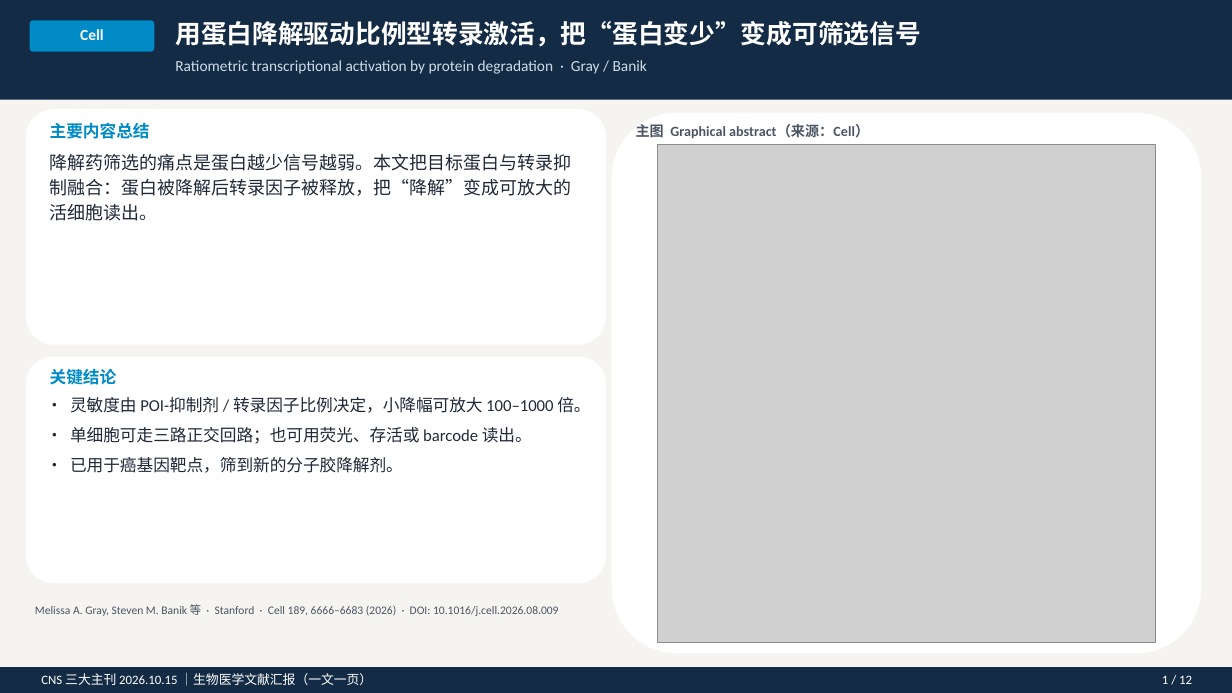
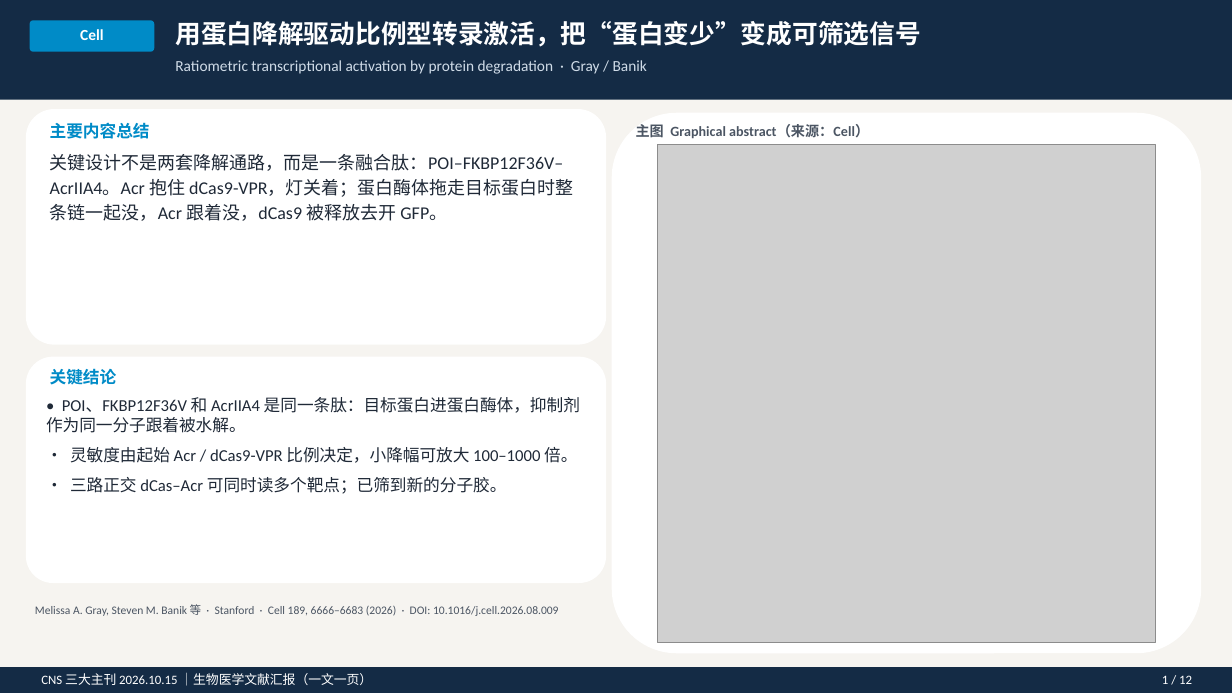
Before and after one commit to zh798858037-sys/AI, a slide deck: slide 3 of CNS_20261015_生物医学文献汇报.pptx. Drawn at 1232x693 pixels with LibreOffice and Linux fonts; fonts in the diff are those of the drawing; grey boxes stand for pictures. Boxes give left, top, right and bottom in pixels: in the first picture for what was removed or moved away, otherwise in the second. Text is boxed around its words. In the diff, an @@ line names an element or a change of style, - is before the commit and + after.

```diff
--- a/CNS_20261015_生物医学文献汇报.pptx
+++ b/CNS_20261015_生物医学文献汇报.pptx
@@ text at [50, 154, 574, 221]: text changed @@
-降解药筛选的痛点是蛋白越少信号越弱。本文把目标蛋白与转录抑制融合：蛋白被降解后转录因子被释放，把“降解”变成可放大的活细胞读出。
+关键设计不是两套降解通路，而是一条融合肽：POI–FKBP12F36V–AcrIIA4。Acr 抱住 dCas9-VPR，灯关着；蛋白酶体拖走目标蛋白时整条链一起没，Acr 跟着没，dCas9 被释放去开 GFP。
@@ text at [46, 397, 580, 494]: text changed @@
-• 灵敏度由 POI-抑制剂 / 转录因子比例决定，小降幅可放大 100–1000 倍。
-• 单细胞可走三路正交回路；也可用荧光、存活或 barcode 读出。
-• 已用于癌基因靶点，筛到新的分子胶降解剂。
+• POI、FKBP12F36V 和 AcrIIA4 是同一条肽：目标蛋白进蛋白酶体，抑制剂作为同一分子跟着被水解。
+• 灵敏度由起始 Acr / dCas9-VPR 比例决定，小降幅可放大 100–1000 倍。
+• 三路正交 dCas–Acr 可同时读多个靶点；已筛到新的分子胶。
```
Also in this commit, not shown: 3 other files.
